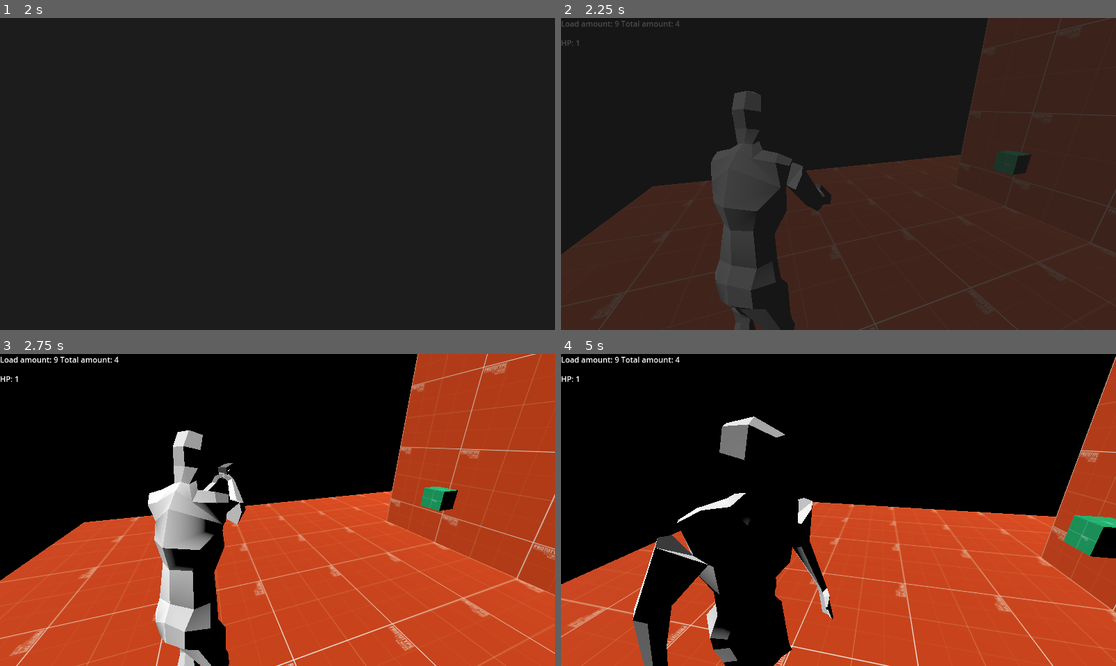
Above: before the commit, frames 1-4 (two rows, left to right).
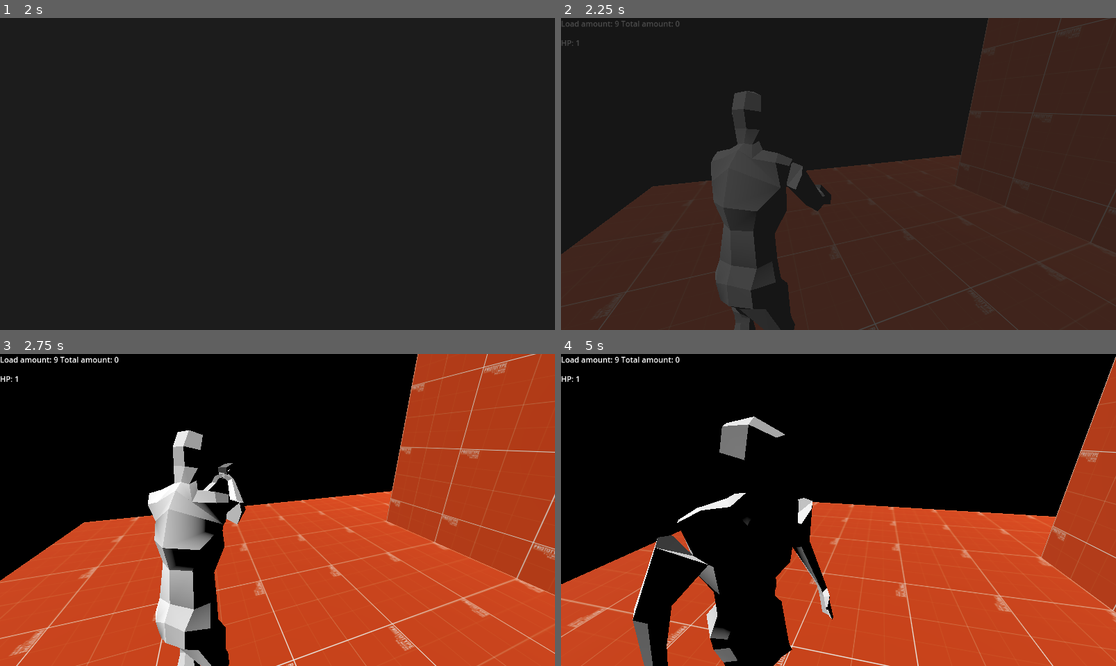
Above: after the commit, the same moments.

Repository: Vosnov/GD_APrototype
Game: Godot game, scene res://Scenes/Menu/main_menu.tscn
Same seed, same stepped clock (60 frames per second), same inputs: the game is played once before the commit and once after it. The engine's default icon, where the game draws it, is replaced by a stand-in: a white triangle on a blue panel in a dark square.
Inputs (mouse positions are in pixels of both pictures, inside the frame that each line leads up to):
- Up to frame 1 (2 s): click "Start" at 0.5 s; click "Start" at 1.25 s
- Up to frame 2 (2.25 s): tap Enter at 2 s; move the mouse to (866, 174) at 2.02 s; hold D (right) from 2.03 s (still down); hold Right mouse button (aim) from 2.03 s (still down); tap E (action) at 2.1 s
- Up to frame 3 (2.75 s): keep holding D (right); keep holding Right mouse button (aim)
- Up to frame 4 (5 s): move the mouse to (810, 510) at 2.77 s; release D (right) at 2.78 s; release Right mouse button (aim) at 2.78 s; hold A (left) 2.78-3.53 s; right-click (810, 510) at 2.85 s; click (810, 510) at 3.05 s; move the mouse to (849, 503) at 3.52 s; hold D (right) from 3.53 s (still down); click (849, 503) at 3.6 s; tap E (action) at 3.8, 4.35 s; move the mouse to (832, 516) at 4.27 s; right-click (832, 516) at 4.55 s

Frame 1 is identical in both runs. In frame 2, 0.4% of the frame differs, in the area x 20-85%, y 0-51%; in frame 3, 0.4%; in frame 4, 1.0%, in the area x 20-100%, y 0-66%.

Commit message:
gun amount loaded fix, remove used items

Diff:
--- a/Nodes/Charecters/player.tscn
+++ b/Nodes/Charecters/player.tscn
@@ -151,38 +151,38 @@
 transform = Transform3D(-0.4, 0, -3.49691e-08, 0, 0.4, 0, 3.49691e-08, 0, -0.4, 0, 0, 0)
 
 [node name="Skeleton3D" parent="myNewPlayer/Armature" index="0"]
-bones/0/position = Vector3(0.00121149, -0.295433, -0.0392264)
+bones/0/position = Vector3(0.0006776, -0.294513, -0.0391914)
 bones/0/rotation = Quaternion(0.0186382, -0.196081, -0.00372765, 0.980404)
-bones/1/rotation = Quaternion(0.115784, -0.146974, 0.0188613, 0.982159)
+bones/1/rotation = Quaternion(0.115631, -0.155389, 0.0199411, 0.98086)
 bones/2/rotation = Quaternion(0.110454, -0.194868, -0.0220907, 0.97434)
 bones/3/rotation = Quaternion(-0.186458, 0.365145, -0.00155414, 0.912086)
 bones/4/rotation = Quaternion(-1.28079e-10, 0.14834, 3.04512e-10, 0.988936)
-bones/5/rotation = Quaternion(0.0927107, 0.102764, -0.777583, 0.613358)
-bones/6/position = Vector3(0.0474125, 0.456609, 0.0721594)
-bones/6/rotation = Quaternion(0.107907, 0.07642, -0.512326, 0.848551)
-bones/7/rotation = Quaternion(0.437931, 0.087213, 0.150927, 0.881947)
-bones/11/rotation = Quaternion(0.139952, -0.047084, 0.799597, 0.582101)
-bones/12/position = Vector3(-0.0356754, 0.455887, 0.0241049)
-bones/12/rotation = Quaternion(0.0675717, -0.169289, 0.420462, 0.888812)
-bones/13/rotation = Quaternion(0.306034, 0.047531, -0.00513419, 0.950819)
-bones/17/position = Vector3(0.238904, 0.132753, 0.0273892)
-bones/17/rotation = Quaternion(-0.312385, 0.136624, 0.926943, -0.15661)
+bones/5/rotation = Quaternion(0.0901977, 0.101623, -0.771606, 0.621419)
+bones/6/position = Vector3(0.0417572, 0.456648, 0.0728559)
+bones/6/rotation = Quaternion(0.102491, 0.078062, -0.516271, 0.84668)
+bones/7/rotation = Quaternion(0.438929, 0.0758969, 0.127169, 0.886233)
+bones/11/rotation = Quaternion(0.139693, -0.0496483, 0.798911, 0.582892)
+bones/12/position = Vector3(-0.040933, 0.456301, 0.0219476)
+bones/12/rotation = Quaternion(0.0714169, -0.168875, 0.421252, 0.888216)
+bones/13/rotation = Quaternion(0.309609, 0.0347553, -0.0182423, 0.950054)
+bones/17/position = Vector3(0.242182, 0.131672, 0.037697)
+bones/17/rotation = Quaternion(-0.29063, 0.106736, 0.938611, -0.152152)
 bones/17/scale = Vector3(1.00004, 0.999995, 1.00006)
-bones/18/rotation = Quaternion(-0.101702, -0.0144102, -0.203266, 0.973721)
+bones/18/rotation = Quaternion(-0.175879, -0.0136055, -0.340562, 0.923525)
 bones/18/scale = Vector3(0.999997, 0.999998, 1)
-bones/19/position = Vector3(-0.256845, 0.127522, 0.0664848)
-bones/19/rotation = Quaternion(0.562516, 0.0138668, 0.826054, 0.0319109)
+bones/19/position = Vector3(-0.260163, 0.127955, 0.040411)
+bones/19/rotation = Quaternion(0.548593, 0.0549122, 0.833031, 0.0457142)
 bones/19/scale = Vector3(1.00003, 0.999997, 1.00006)
-bones/20/rotation = Quaternion(-0.121723, -0.0119749, 0.208657, 0.970311)
-bones/21/position = Vector3(0.300491, -0.00806169, 0.856654)
-bones/22/position = Vector3(-0.801253, -0.0481077, -0.405977)
-bones/23/position = Vector3(-0.262776, -2.04061, -0.520618)
-bones/24/position = Vector3(-0.364986, -1.15461, 1.07091)
-bones/25/position = Vector3(0.284126, -2.0775, 0.369711)
-bones/26/position = Vector3(-0.0534009, -1.14119, 1.0789)
+bones/20/rotation = Quaternion(-0.12453, -0.0118736, 0.220353, 0.967366)
+bones/21/position = Vector3(0.296495, 0.000120655, 0.856654)
+bones/22/position = Vector3(-0.801253, -0.0481077, -0.417263)
+bones/23/position = Vector3(-0.254546, -2.06101, -0.40079)
+bones/24/position = Vector3(-0.39387, -1.1432, 1.06967)
+bones/25/position = Vector3(0.303634, -1.99365, -0.0291155)
+bones/26/position = Vector3(-0.0527062, -1.14056, 1.0759)
 
 [node name="BoneAttachment3D" type="BoneAttachment3D" parent="myNewPlayer/Armature/Skeleton3D" index="2"]
-transform = Transform3D(-0.990965, -0.107544, -0.08014, 0.104918, -0.993818, 0.036291, -0.0835475, 0.0275552, 0.996122, -0.801253, -0.0481125, -0.405983)
+transform = Transform3D(-0.99019, -0.124219, -0.0639845, 0.121667, -0.991667, 0.0423553, -0.0687127, 0.0341553, 0.997051, -0.801258, -0.0481114, -0.417265)
 bone_name = "Bone.011.R"
 bone_idx = 14
 
@@ -226,7 +226,7 @@
 PLAYER = NodePath("..")
 ROTATE_SPEED = 8
 AIM_SPEED = 0.35
-SPRINT_SPEED = 1.5
+SPRINT_SPEED = 1.75
 
 [node name="AnimationController" type="Node" parent="." node_paths=PackedStringArray("PLAYER", "PLAYER_MOVEMENTS", "ANIMATION_TREE")]
 script = ExtResource("14_k2vgs")
--- a/Nodes/Interractive/door.tscn
+++ b/Nodes/Interractive/door.tscn
@@ -32,8 +32,10 @@
 	return items.has(NEED_KEY_DATA)
 
 func _on_message_close(message: String):
+	#print(message, ' ',  door_opened_message)
 	if message == door_opened_message:
 		is_accepted = true
+		#print(is_accepted)
 
 func _on_door_active_node_action_pressed():
 	if ACCEPT_STATE == DoorActiveNode.AcceptState.CLOSE:
@@ -43,6 +45,7 @@
 	if ACCEPT_STATE == DoorActiveNode.AcceptState.NEED_ACCEPT and !is_accepted:
 		if has_key():
 			active_node.change_sprite(DoorActiveNode.AcceptState.ACCEPT)
+			Events.emit_signal('inventory_remove_item', NEED_KEY_DATA)
 			Events.emit_signal('message_ui', door_opened_message)
 			return
 		else:
--- a/Nodes/Items/pick_up_base.tscn
+++ b/Nodes/Items/pick_up_base.tscn
@@ -7,7 +7,6 @@
 script/source = "extends Node3D
 
 @export var SLOT_DATA: SlotData
-@export_multiline var MESSAGE: String
 
 func _ready():
 	if GlobalVariables.no_spawn_items.has(get_path().get_concatenated_names()):
@@ -23,7 +22,6 @@
 
 [node name="PickUpBase" type="Node3D"]
 script = SubResource("GDScript_4pf0e")
-MESSAGE = "I taked AMMO"
 
 [node name="Area3D" type="Area3D" parent="."]
 collision_layer = 2
--- a/Nodes/UI/ui.tscn
+++ b/Nodes/UI/ui.tscn
@@ -117,11 +117,11 @@
 MESSAGE_UI = ExtResource("3_138rf")
 
 [node name="DestroyBlockTimer" type="Timer" parent="MessageContainer"]
-wait_time = 0.1
+wait_time = 0.2
 one_shot = true
 
 [node name="CloseTimer" type="Timer" parent="MessageContainer"]
-wait_time = 0.1
+wait_time = 0.2
 one_shot = true
 
 [connection signal="timeout" from="MessageContainer/DestroyBlockTimer" to="MessageContainer" method="_on_destroy_block_timer_timeout"]
--- a/Scenes/room_3.tscn
+++ b/Scenes/room_3.tscn
@@ -51,7 +51,6 @@
 
 [node name="Door2" parent="." instance=ExtResource("10_b48wn")]
 transform = Transform3D(-4.37114e-08, 0, -1, 0, 1, 0, 1, 0, -4.37114e-08, -3.95, 1.5, -13)
-CLOSED = true
 
 [node name="EnemyType1" parent="." instance=ExtResource("10_adyxq")]
 transform = Transform3D(-0.0405155, 0, -0.999179, 0, 1, 0, 0.999179, 0, -0.0405155, 0.399758, 1.50324, -12.4727)
--- a/Scenes/test_scene.tscn
+++ b/Scenes/test_scene.tscn
@@ -1,20 +1,10 @@
-[gd_scene load_steps=11 format=3 uid="uid://ymyfncjem0fi"]
+[gd_scene load_steps=6 format=3 uid="uid://ymyfncjem0fi"]
 
 [ext_resource type="PackedScene" uid="uid://dmruxdnqw4rtm" path="res://Nodes/Charecters/player.tscn" id="1_i475y"]
 [ext_resource type="Material" uid="uid://bnqe3hv7a5mjc" path="res://Materials/test_mat_1.tres" id="1_raqd1"]
 [ext_resource type="PackedScene" uid="uid://728vxpr147if" path="res://Nodes/MainCamera.tscn" id="2_0qrda"]
 [ext_resource type="Resource" uid="uid://c1f5nhddcsns4" path="res://Data/key_data.tres" id="4_8r63q"]
-[ext_resource type="PackedScene" uid="uid://cgiy16ss3fg6n" path="res://Nodes/Items/pick_up_base.tscn" id="6_3llrl"]
 [ext_resource type="PackedScene" uid="uid://dsbmcxe7n4yyv" path="res://Nodes/Interractive/door.tscn" id="7_1ch7u"]
-[ext_resource type="Script" path="res://Scripts/Data/slot_data.gd" id="7_ux32v"]
-[ext_resource type="Material" uid="uid://cy3e66p0m55d0" path="res://Materials/test_mat_4.tres" id="8_8vjrn"]
-
-[sub_resource type="Resource" id="Resource_m77jc"]
-script = ExtResource("7_ux32v")
-ITEM_DATA = ExtResource("4_8r63q")
-AMOUNT = 1
-
-[sub_resource type="BoxMesh" id="BoxMesh_wsh8n"]
 
 [node name="TestScene" type="Node3D"]
 
@@ -79,12 +69,3 @@
 
 [node name="Player2" parent="." instance=ExtResource("1_i475y")]
 transform = Transform3D(-4.37114e-08, 0, 1, 0, 1, 0, -1, 0, -4.37114e-08, 1.07001, 1.52476, 9.83544)
-
-[node name="PickUpBase" parent="." instance=ExtResource("6_3llrl")]
-transform = Transform3D(1, 0, 0, 0, 1, 0, 0, 0, 1, 0.258603, 1.38675, 6.61295)
-SLOT_DATA = SubResource("Resource_m77jc")
-
-[node name="MeshInstance3D" type="MeshInstance3D" parent="PickUpBase"]
-transform = Transform3D(0.25, 0, 0, 0, 0.25, 0, 0, 0, 0.25, 0, 0, 0)
-material_override = ExtResource("8_8vjrn")
-mesh = SubResource("BoxMesh_wsh8n")
--- a/Scripts/Global/events.gd
+++ b/Scripts/Global/events.gd
@@ -17,4 +17,5 @@
 signal message_close_ui(message: String)
 #INVENTORY
 signal item_pick_up(slot_data: SlotData, body: Node3D)
+signal inventory_remove_item(item: ItemData)
 signal inventory_update(slot_datas: Array[SlotData])
--- a/Scripts/Global/global_variables.gd
+++ b/Scripts/Global/global_variables.gd
@@ -3,3 +3,4 @@
 var no_spawn_items: Array[String] = []
 var no_spawn_enemys: Array[String] = []
 var player_spawn_data: Dictionary = {}
+var gun_amount_loaded = -1
--- a/Scripts/Global/inventory.gd
+++ b/Scripts/Global/inventory.gd
@@ -6,13 +6,13 @@
 var max_size = 0
 
 func _ready():
-	Inventory.slots = INVENTORY_DATA.SLOTS
-	Inventory.max_size = INVENTORY_DATA.MAX_SIZE
+	slots = INVENTORY_DATA.SLOTS
+	max_size = INVENTORY_DATA.MAX_SIZE
 
 	Events.emit_signal('inventory_update', INVENTORY_DATA.SLOTS)
 	Events.connect('item_pick_up', _on_item_pick_up)
 	Events.connect('player_reload', _on_player_reload)
-	Events.connect('inventory_update', _on_inventory_update)
+	Events.connect('inventory_remove_item', _on_inventory_remove_item)
 
 func _on_item_pick_up(item: SlotData, body: Node3D):
 	var success = item.add_to_inventory()
@@ -33,5 +33,9 @@
 			if slot_data.AMOUNT <= 0: INVENTORY_DATA.SLOTS.erase(slot_data)
 	Events.emit_signal('inventory_update', INVENTORY_DATA.SLOTS)
 
-func _on_inventory_update(_slots: Array[SlotData]):
-	slots = _slots
+func _on_inventory_remove_item(item: ItemData):
+	for slot in INVENTORY_DATA.SLOTS:
+		if slot.ITEM_DATA == item:
+			INVENTORY_DATA.SLOTS.erase(slot)
+			Events.emit_signal('inventory_update', INVENTORY_DATA.SLOTS)
+			return
--- a/Scripts/Player/base_gun.gd
+++ b/Scripts/Player/base_gun.gd
@@ -16,7 +16,8 @@
 var amount_total = 0
 
 func _ready():
-	_on_inventory_update(Inventory.slots)
+	if GlobalVariables.gun_amount_loaded >= 0:
+		AMOUNT_LOADED = GlobalVariables.gun_amount_loaded
 	Events.connect('inventory_update', _on_inventory_update)
 	Events.emit_signal("player_reload_data_ui", AMOUNT_LOADED, amount_total)
 
@@ -26,6 +27,7 @@
 	if AMOUNT_LOADED <= 0: return
 
 	AMOUNT_LOADED -= 1
+	GlobalVariables.gun_amount_loaded = AMOUNT_LOADED
 	shot_timer.one_shot = true
 	shot_timer.start(SHOT_TIMEOUT)
 	Events.emit_signal("player_shot")
--- a/main.tscn
+++ b/main.tscn
@@ -112,14 +112,11 @@
 [node name="Ammo" parent="." instance=ExtResource("6_iygk2")]
 transform = Transform3D(1, 0, 0, 0, 1, 0, 0, 0, 1, 0, 1.34425, 0.746136)
 SLOT_DATA = SubResource("Resource_uo3i3")
-MESSAGE = "123"
 
 [node name="Ammo2" parent="." instance=ExtResource("6_iygk2")]
 transform = Transform3D(1, 0, 0, 0, 1, 0, 0, 0, 1, 0.767375, 1.372, -0.549004)
 SLOT_DATA = SubResource("Resource_vndvk")
-MESSAGE = "123"
 
 [node name="Ammo3" parent="." instance=ExtResource("6_iygk2")]
 transform = Transform3D(1, 0, 0, 0, 1, 0, 0, 0, 1, -0.742771, 1.372, -0.549004)
 SLOT_DATA = SubResource("Resource_xej0a")
-MESSAGE = "123"
Not shown: 1 places in Nodes/UI/ui.tscn that only renumber resources
